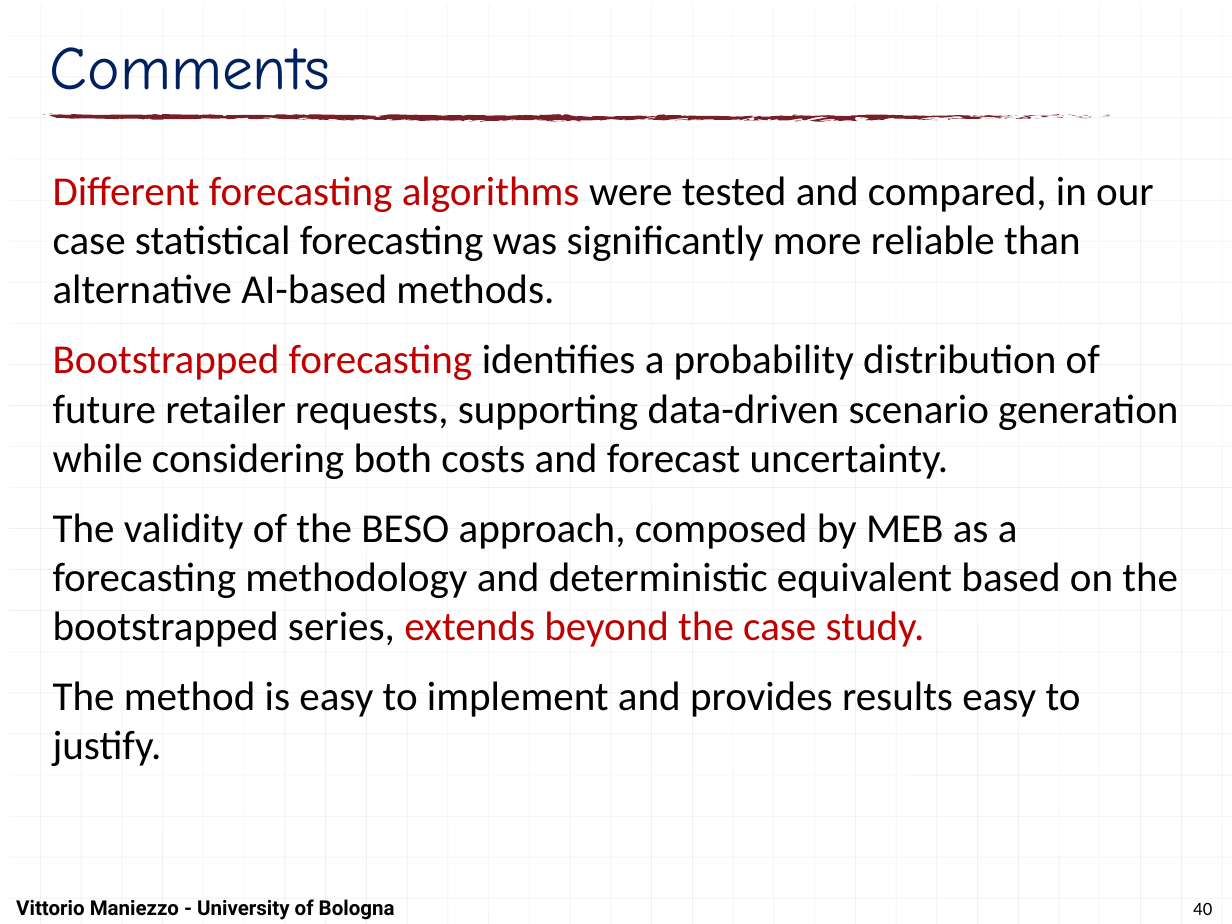
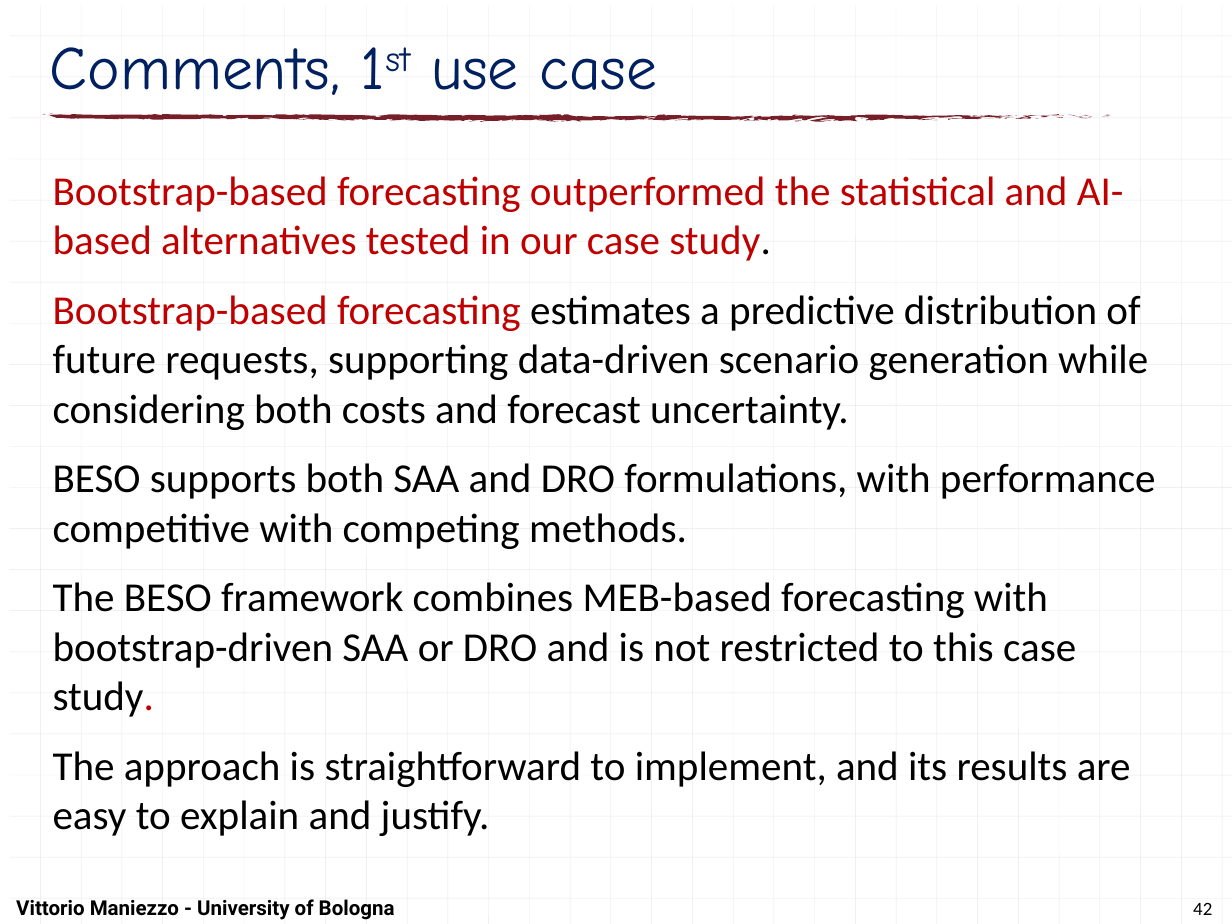
Before and after one commit to maniezzo/GDOforecast, a slide deck: slide 42 of doc/Schedulingseminar/schedulingSeminarXdock.pptx (slide 40 before the commit). Drawn at 1232x924 pixels with LibreOffice and Linux fonts; fonts in the diff are those of the drawing. Boxes give left, top, right and bottom in pixels: in the first picture for what was removed or moved away, otherwise in the second. Text is boxed around its words. In the diff, an @@ line names an element or a change of style, - is before the commit and + after.

```diff
--- a/doc/Schedulingseminar/schedulingSeminarXdock.pptx
+++ b/doc/Schedulingseminar/schedulingSeminarXdock.pptx
@@ title at [50, 47, 657, 95]: text changed @@
-Comments
+Comments, 1st use case
@@ text at [53, 176, 1156, 836]: text changed @@
-Different forecasting algorithms were tested and compared, in our case statistical forecasting was significantly more reliable than alternative AI-based methods.
-Bootstrapped forecasting identifies a probability distribution of future retailer requests, supporting data-driven scenario generation while considering both costs and forecast uncertainty.
-The validity of the BESO approach, composed by MEB as a forecasting methodology and deterministic equivalent based on the bootstrapped series, extends beyond the case study.
-The method is easy to implement and provides results easy to justify.
+Bootstrap-based forecasting outperformed the statistical and AI-based alternatives tested in our case study.
+Bootstrap-based forecasting estimates a predictive distribution of future requests, supporting data-driven scenario generation while considering both costs and forecast uncertainty.
+BESO supports both SAA and DRO formulations, with performance competitive with competing methods.
+The BESO framework combines MEB-based forecasting with bootstrap-driven SAA or DRO and is not restricted to this case study.
+The approach is straightforward to implement, and its results are easy to explain and justify.
@@ page number at [1193, 903, 1212, 915]: text changed @@
-40
+42
```
Also in this commit, not shown: 26 other slides changed, 5 slides added, 1 other file.
